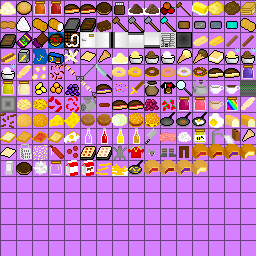
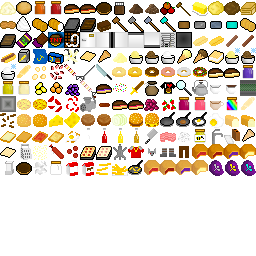
The second 256×256 image is a revision of the first. Changes to its layers:
added layer "Pasted Layer #179" above "Pasted Layer #178" over [241, 160, 256, 176]
added layer "Pasted Layer #178" above "Pasted Layer #177" over [225, 160, 240, 176]
added layer "Pasted Layer #177" above "Pasted Layer #176" over [209, 160, 224, 176]
hid "BlocksEmpty.png" over [0, 0, 256, 256]
